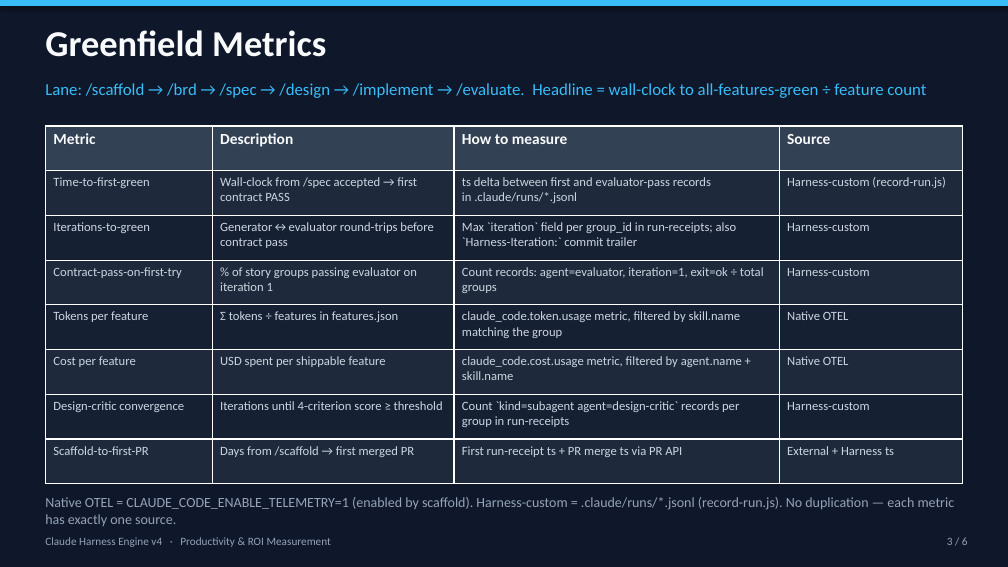
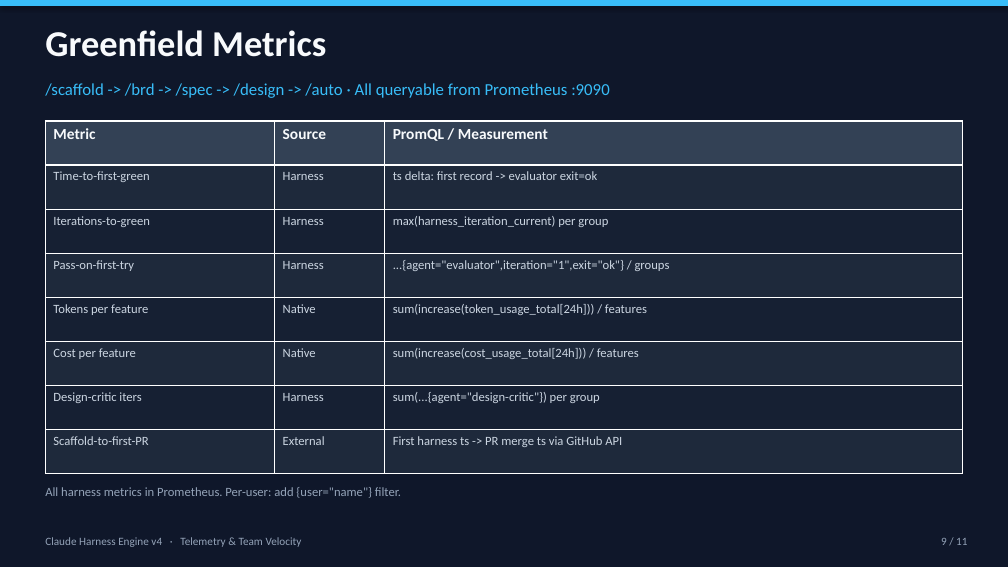
Before and after one commit to cwijayasundara/claude_harness_eng_v6, a slide deck: slide 9 of matrices.pptx (slide 3 before the commit). Drawn at 1008x567 pixels with LibreOffice and Linux fonts; fonts in the diff are those of the drawing. Boxes give left, top, right and bottom in pixels: in the first picture for what was removed or moved away, otherwise in the second. Text is boxed around its words. In the diff, an @@ line names an element or a change of style, - is before the commit and + after.

```diff
--- a/matrices.pptx
+++ b/matrices.pptx
@@ text at [45,83,609,98]: text changed @@
-Lane: /scaffold → /brd → /spec → /design → /implement → /evaluate. Headline = wall-clock to all-features-green ÷ feature count
+/scaffold -> /brd -> /spec -> /design -> /auto · All queryable from Prometheus :9090
@@ table at [45,121,962,474] @@
-column 1: Metric | Time-to-first-green | Iterations-to-green | Contract-pass-on-first-try | Tokens per feature | Cost per feature | Design-critic convergence | Scaffold-to-first-PR
-column 2: Description | Wall-clock from /spec accepted → first contract PASS | Generator↔evaluator round-trips before contract pass | % of story groups passing evaluator on iteration 1 | Σ tokens ÷ features in features.json | USD spent per shippable feature | Iterations until 4-criterion score ≥ threshold | Days from /scaffold → first merged PR
-column 3: How to measure | ts delta between first and evaluator-pass records in .claude/runs/*.jsonl | Max `iteration` field per group_id in run-receipts; also `Harness-Iteration:` commit trailer | Count records: agent=evaluator, iteration=1, exit=ok ÷ total groups | claude_code.token.usage metric, filtered by skill.name matching the group | claude_code.cost.usage metric, filtered by agent.name + skill.name | Count `kind=subagent agent=design-critic` records per group in run-receipts | First run-receipt ts + PR merge ts via PR API
-column 4: Source | Harness-custom (record-run.js) | Harness-custom | Harness-custom | Native OTEL | Native OTEL | Harness-custom | External + Harness ts
+column 1: Metric | Time-to-first-green | Iterations-to-green | Pass-on-first-try | Tokens per feature | Cost per feature | Design-critic iters | Scaffold-to-first-PR
+column 2: Source | Harness | Harness | Harness | Native | Native | Harness | External
+column 3: PromQL / Measurement | ts delta: first record -> evaluator exit=ok | max(harness_iteration_current) per group | ...{agent="evaluator",iteration="1",exit="ok"} / groups | sum(increase(token_usage_total[24h])) / features | sum(increase(cost_usage_total[24h])) / features | sum(...{agent="design-critic"}) per group | First harness ts -> PR merge ts via GitHub API
@@ table: place and size @@
-table at [45,126,963,484]
+table at [45,121,962,474]
@@ text at [45,487,401,498]: text changed; size 10 to 9 pt @@
-Native OTEL = CLAUDE_CODE_ENABLE_TELEMETRY=1 (enabled by scaffold). Harness-custom = .claude/runs/*.jsonl (record-run.js). No duplication — each metric has exactly one source.
+All harness metrics in Prometheus. Per-user: add {user="name"} filter.
@@ text at [45,537,302,547]: text changed @@
-Claude Harness Engine v4 · Productivity & ROI Measurement
+Claude Harness Engine v4 · Telemetry & Team Velocity
@@ text at [941,538,967,545]: text changed @@
-3 / 6
+9 / 11
```
Also in this commit, not shown: 1 other slide changed, 9 slides added, 4 slides removed, 27 other files.
